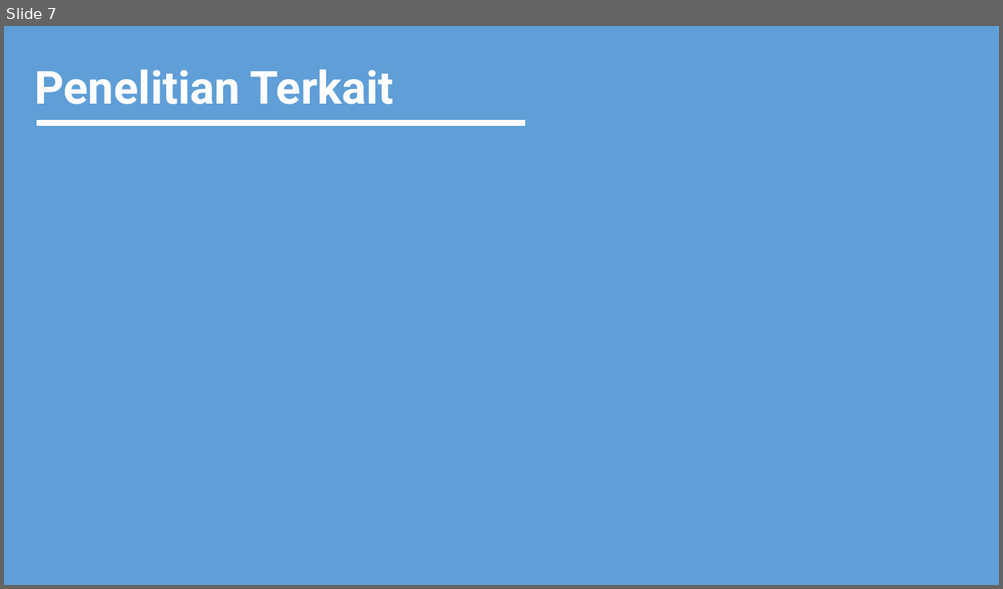
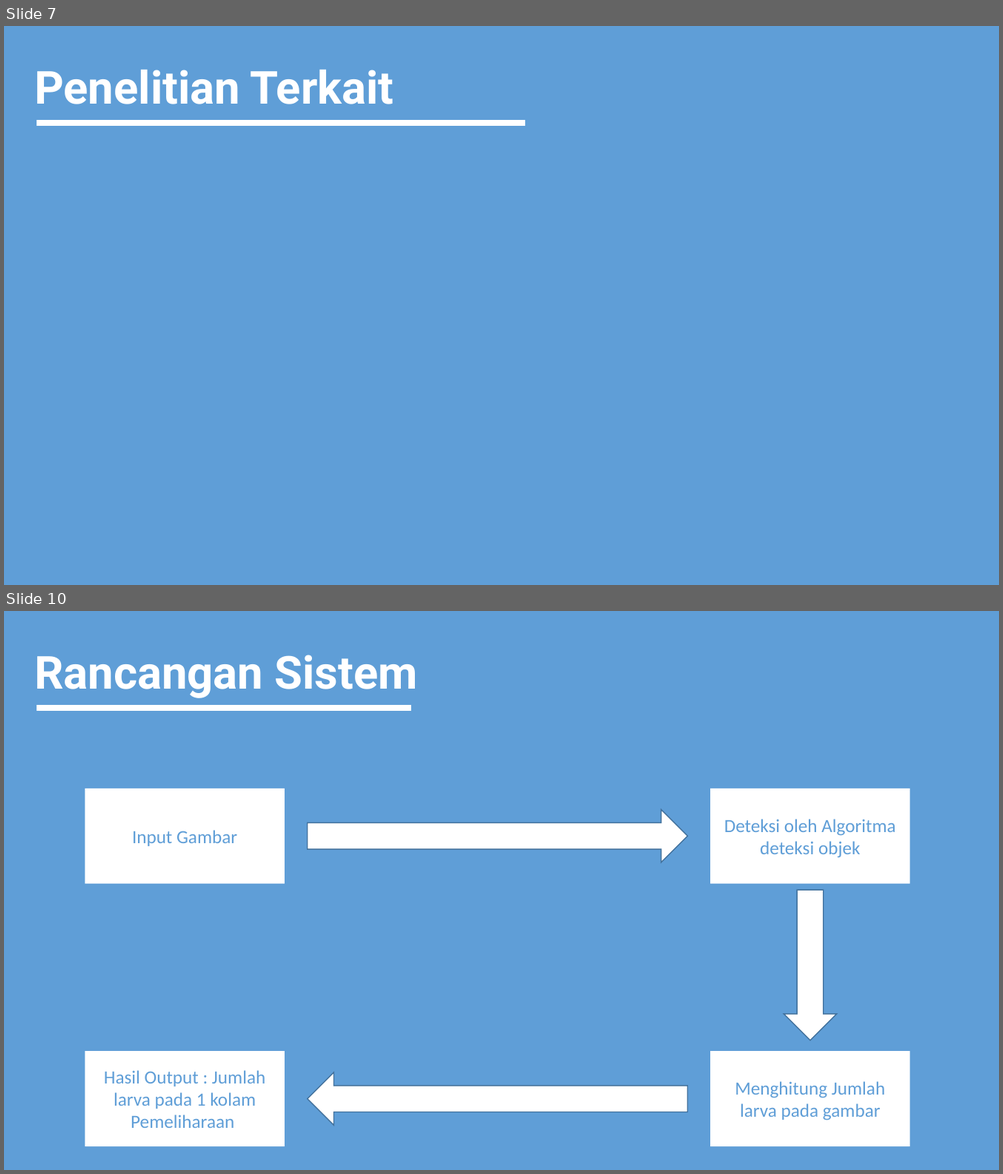
Before and after one commit to MariefW/2.-skripsi, a slide deck: Format Proposal M Arief Wicaksono.pptx. Shown one above the other, each under a label of ours: slide 7 before the commit, slides 7 and 10 after it; the slides between them are not shown. The pictures are 1003x589 and 1003x1174 pixels, drawn with LibreOffice and Linux fonts; fonts in the diff are those of the drawing. Boxes give left, top, right and bottom in pixels: in the first picture for what was removed or moved away, otherwise in the second. Text is boxed around its words. In the diff, an @@ line names an element or a change of style, - is before the commit and + after.

```diff
--- a/Format Proposal M Arief Wicaksono.pptx
+++ b/Format Proposal M Arief Wicaksono.pptx
@@ slide 10 added at [4,611,999,1170], background #5F9ED7 @@
@@ text added at [34,655,418,698], 44 pt, text #FFFFFF, bold @@
+Rancangan Sistem
@@ line added from (36, 708) to (412, 708), #FFFFFF 6 pt @@
@@ rectangle added at [85,789,284,884], fill #FFFFFF, 18 pt, text #5F9ED7 @@
+Input Gambar
@@ right arrow added at [307,809,688,863], fill #FFFFFF, outline #43739E 1 pt @@
@@ rectangle added at [711,789,910,884], fill #FFFFFF, 18 pt, text #5F9ED7 @@
+Deteksi oleh Algoritma deteksi objek
@@ right arrow added at [783,891,836,1041], fill #FFFFFF, outline #43739E 1 pt @@
@@ rectangle added at [85,1052,284,1147], fill #FFFFFF, 18 pt, text #5F9ED7 @@
+Hasil Output : Jumlah larva pada 1 kolam Pemeliharaan
@@ rectangle added at [711,1052,910,1147], fill #FFFFFF, 18 pt, text #5F9ED7 @@
+Menghitung Jumlah larva pada gambar
@@ right arrow added at [307,1073,688,1126], fill #FFFFFF, outline #43739E 1 pt @@
```
Also in this commit, not shown: 3 slides changed, 3 other files.
